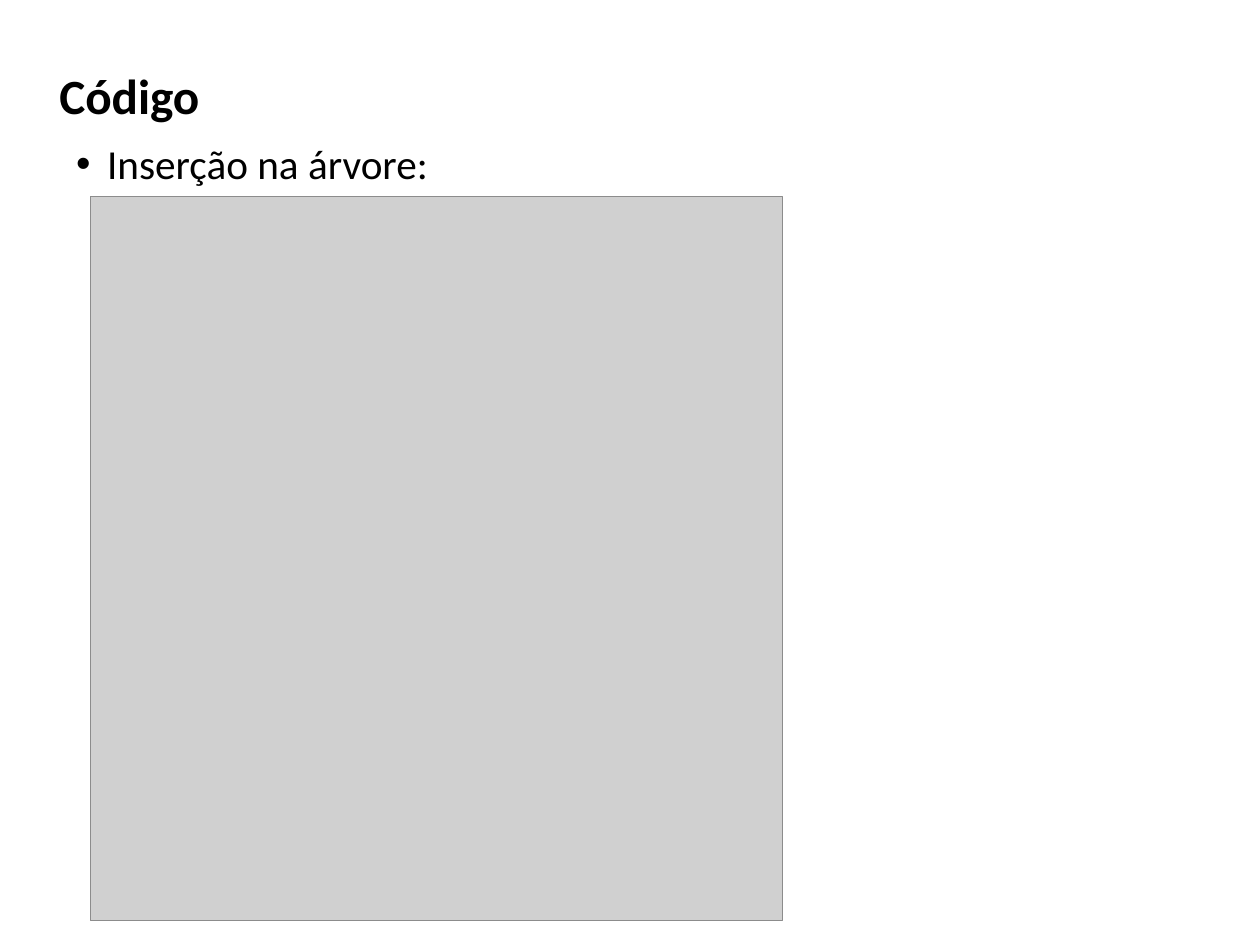
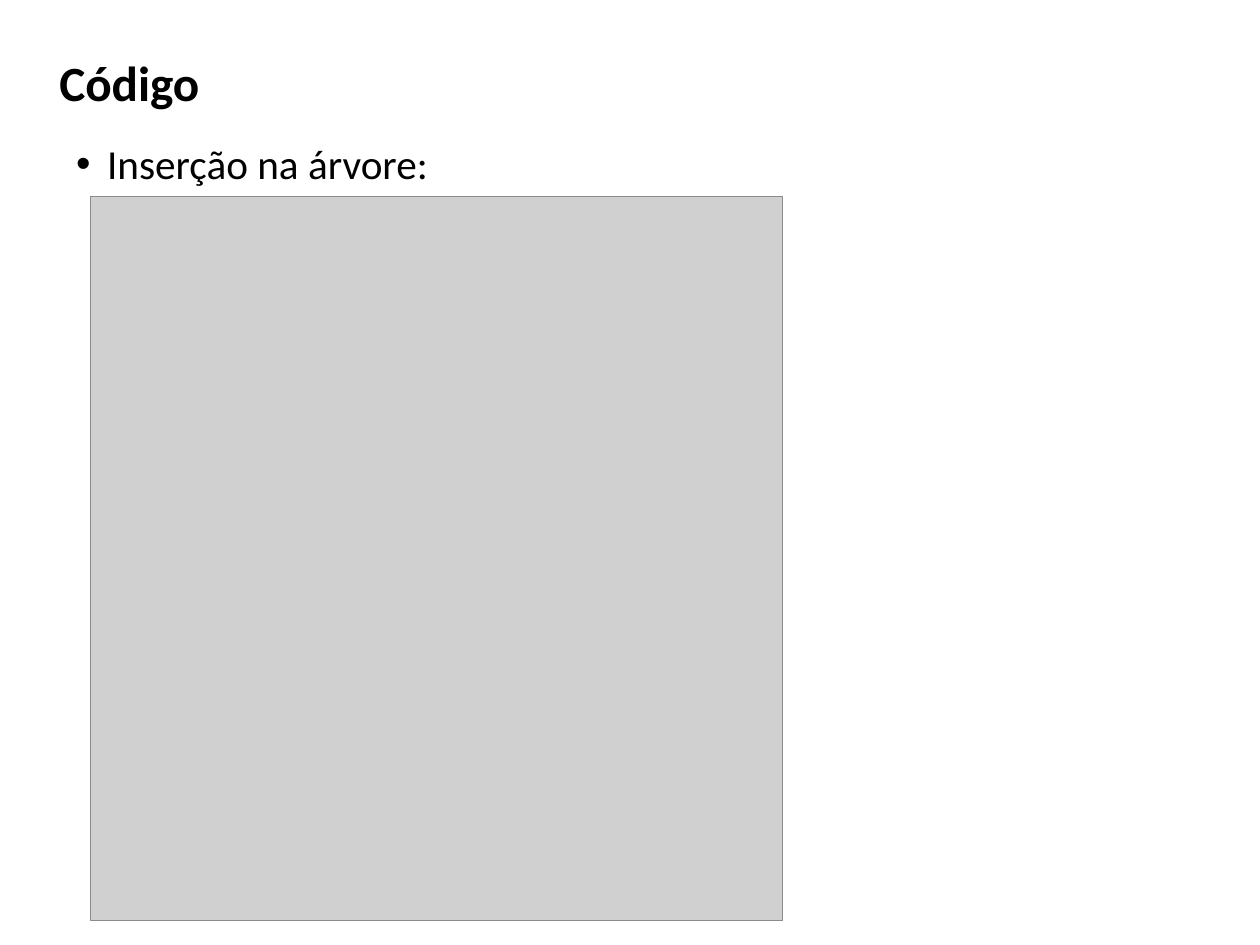
Before and after one commit to Miller202/TheHuffman, a slide deck: slide 8 of B-Tree/Seminário - Árvore B.pptx. Drawn at 1260x945 pixels with LibreOffice and Linux fonts; fonts in the diff are those of the drawing; grey boxes stand for pictures; background and template pictures are left out. Boxes give left, top, right and bottom in pixels: in the first picture for what was removed or moved away, otherwise in the second. Text is boxed around its words. In the diff, an @@ line names an element or a change of style, - is before the commit and + after.

```diff
--- a/B-Tree/Seminário - Árvore B.pptx
+++ b/B-Tree/Seminário - Árvore B.pptx
@@ title "Código": place and size @@
-title "Código" at bbox=[59, 79, 199, 123]
+title "Código" at bbox=[59, 66, 199, 110]
```
Also in this commit, not shown: 1 other slide changed, 6 other files.
